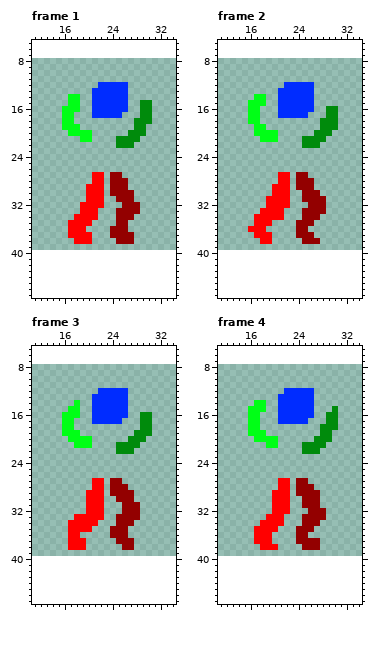
One commit to this pixel-art file: resources/player_jump.ase. The first picture shows the starting point.
32x32 pixels, 4 frames. Shown: frame 1: x 11..34, y 5..47; frame 2: x 11..34, y 5..47; frame 3: x 11..34, y 5..47; frame 4: x 11..34, y 5..47. The old version is drawn lined up with the new one, on the new canvas.
The same view after the edit:
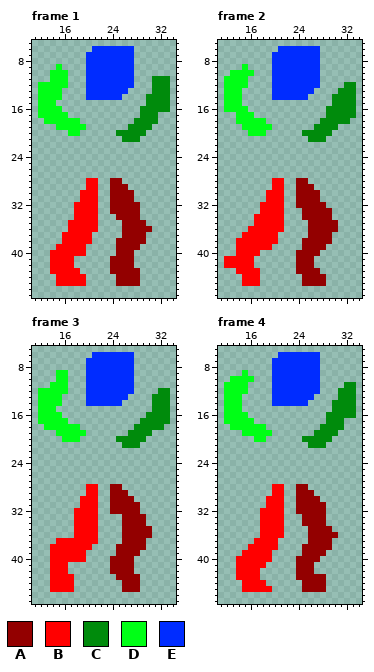
Palette (. is transparent): A #930000  B #ff0000  C #008b0c  D #00ff16  E #002cff
Author's note on the commit: Sized up player by 1.5x to make pests look smaller
Diff:
canvas 32x32 -> 48x48, the old top-left corner now at 8,8
Frame 1:
y 6: x 21..27 ....... -> EEEEEEE
y 7..8: x 20..27 ........ -> EEEEEEEE
y 9: x 15 . -> D; x 20..27 ........ -> EEEEEEEE
y 10: x 14..16 ... -> DDD; x 20..27 ........ -> EEEEEEEE
y 11: x 14..16 ... -> DDD; x 20..27 ........ -> EEEEEEEE; x 31..33 ... -> CCC
y 12: x 12..16 ..... -> DDDDD; x 20..21 .. -> EE; x 27 . -> E; x 31..33 ... -> CCC
y 13: x 12..15 .... -> DDDD; x 20 . -> E; x 31..33 ... -> CCC
y 14: x 12..15 .... -> DDDD; x 17..18 DD -> ..; x 20 . -> E; x 26 E -> .; x 30..33 .... -> CCCC
y 15: x 12..14 ... -> DDD; x 17..18 DD -> ..; x 21..26 EEEEEE -> ......; x 29 C -> .; x 31..33 ... -> CCC
y 16: x 12..18 ....DDD -> DDDD...; x 21..26 EEEEEE -> ......; x 31..33 ... -> CCC
y 17: x 12..15 .... -> DDDD; x 17 D -> .; x 21..25 EEEEE -> .....; x 31 . -> C
y 18: x 13..15 ... -> DDD; x 18 . -> D; x 31 . -> C
y 19: x 15 . -> D; x 19 . -> D; x 27 . -> C; x 30 . -> C
y 20: x 19..20 DD -> ..; x 25..26 .. -> CC
y 21: x 19..20 DD -> ..; x 25 C -> .
y 22: x 25..27 CCC -> ...
y 27: x 21..22 BB -> ..; x 24..25 AA -> ..
y 28: x 20 . -> B; x 22 B -> .; x 26 A -> .
y 29: x 22 B -> .
y 30: x 19 . -> B; x 22 B -> .
y 31: x 19 . -> B; x 22 B -> .; x 24 . -> A
y 32: x 18 . -> B; x 22 B -> .; x 24..25 .. -> AA
y 33: x 18 . -> B; x 24 . -> A
y 34: x 28 . -> A
y 35: x 21 . -> B; x 25 A -> .; x 27..29 ... -> AAA
y 36: x 20..21 .. -> BB; x 24..25 AA -> ..; x 27..30 .... -> AAAA
y 37: x 16 . -> B; x 24..25 AA -> ..; x 28..29 .. -> AA
y 38: x 16..17 .. -> BB; x 28..29 .. -> AA
y 39: x 15..19 ..... -> BBBBB; x 25..28 .... -> AAAA
y 40: x 14..19 ...... -> BBBBBB; x 25..27 ... -> AAA
y 41..42: x 14..17 .... -> BBBB; x 24..27 .... -> AAAA
y 43: x 14..18 ..... -> BBBBB; x 24..28 ..... -> AAAAA
y 44..45: x 15..19 ..... -> BBBBB; x 25..28 .... -> AAAA
Frame 2:
y 6: x 21..27 ....... -> EEEEEEE
y 7..8: x 20..27 ........ -> EEEEEEEE
y 9: x 15 . -> D; x 20..27 ........ -> EEEEEEEE
y 10: x 13..16 .... -> DDDD; x 20..27 ........ -> EEEEEEEE
y 11: x 12..15 .... -> DDDD; x 20..27 ........ -> EEEEEEEE
y 12: x 12..15 .... -> DDDD; x 20..21 .. -> EE; x 27 . -> E; x 32..33 .. -> CC
y 13: x 12..14 ... -> DDD; x 20 . -> E; x 31..33 ... -> CCC
y 14: x 12..14 ... -> DDD; x 17..18 DD -> ..; x 20 . -> E; x 26 E -> .; x 30..33 .... -> CCCC
y 15: x 12..14 ... -> DDD; x 16..18 DDD -> ...; x 21..26 EEEEEE -> ......; x 30..33 .... -> CCCC
y 16: x 12..17 ....DD -> DDDD..; x 21..26 EEEEEE -> ......; x 31..33 ... -> CCC
y 17: x 14..15 .. -> DD; x 17 D -> .; x 21..25 EEEEE -> .....; x 31..33 ... -> CCC
y 18: x 14..15 .. -> DD; x 18 . -> D; x 31..32 .. -> CC
y 19: x 15..16 .. -> DD; x 19 . -> D; x 27 . -> C
y 20: x 16 . -> D; x 19..20 DD -> ..; x 25..26 .. -> CC
y 21: x 18..20 DDD -> ...; x 25 C -> .
y 22: x 25..27 CCC -> ...
y 27: x 21..22 BB -> ..; x 24..25 AA -> ..
y 28: x 20 . -> B; x 22 B -> .; x 26 A -> .
y 29: x 22 B -> .
y 30: x 19 . -> B; x 22 B -> .; x 24 . -> A
y 31: x 22 B -> .; x 24 . -> A; x 28 A -> .
y 32: x 18 . -> B; x 22 B -> .; x 24..25 .. -> AA
y 33: x 29 . -> A
y 34: x 28..29 .. -> AA
y 35: x 20..21 .. -> BB; x 24..25 AA -> ..; x 27..30 .... -> AAAA
y 36: x 19..21 ... -> BBB; x 24..30 AA..... -> ..AAAAA
y 37: x 15..16 .. -> BB; x 20 . -> B; x 24..25 AA -> ..; x 27..29 ... -> AAA
y 38: x 14..17 .... -> BBBB; x 20 . -> B; x 28..29 .. -> AA
y 39: x 14..19 ...... -> BBBBBB; x 25..28 .... -> AAAA
y 40: x 14..17 .... -> BBBB; x 24..27 .... -> AAAA
y 41..42: x 12..16 ..... -> BBBBB; x 24..26 ... -> AAA
y 43: x 14..17 .... -> BBBB; x 24..27 .... -> AAAA
y 44..45: x 15..17 ... -> BBB; x 25..28 .... -> AAAA
Frame 3:
y 6: x 21..27 ....... -> EEEEEEE
y 7..8: x 20..27 ........ -> EEEEEEEE
y 9..10: x 15..16 .. -> DD; x 20..27 ........ -> EEEEEEEE
y 11: x 14..16 ... -> DDD; x 20..27 ........ -> EEEEEEEE
y 12: x 12..16 ..... -> DDDDD; x 20..21 .. -> EE; x 27 . -> E; x 32..33 .. -> CC
y 13: x 12..15 .... -> DDDD; x 20 . -> E; x 31..33 ... -> CCC
y 14: x 12..15 .... -> DDDD; x 18 D -> .; x 20 . -> E; x 26 E -> .; x 31..33 ... -> CCC
y 15: x 12..14 ... -> DDD; x 17..18 DD -> ..; x 21..26 EEEEEE -> ......; x 31..33 ... -> CCC
y 16: x 12..18 ....DDD -> DDDD...; x 21..26 EEEEEE -> ......; x 29 C -> .; x 31..33 ... -> CCC
y 17: x 12..15 .... -> DDDD; x 17 D -> .; x 21..25 EEEEE -> .....; x 31..33 ... -> CCC
y 18: x 13..15 ... -> DDD; x 18 . -> D; x 28 . -> C; x 31..32 .. -> CC
y 19: x 15 . -> D; x 19 . -> D; x 27 . -> C
y 20: x 16 . -> D; x 19..20 DD -> ..; x 25..26 .. -> CC
y 21: x 18..20 DDD -> ...; x 25 C -> .
y 22: x 25..27 CCC -> ...
y 27: x 21..22 BB -> ..; x 24..25 AA -> ..
y 28: x 20 . -> B; x 22 B -> .; x 26 A -> .
y 29: x 22 B -> .; x 27 A -> .
y 30: x 19 . -> B; x 22 B -> .; x 24 . -> A
y 31: x 19 . -> B; x 22 B -> .; x 24..25 .. -> AA
y 32: x 18..19 .. -> BB; x 22 B -> .; x 24..25 .. -> AA
y 33: x 22 B -> .; x 25 A -> .; x 29 . -> A
y 34: x 17 B -> .; x 25 A -> .; x 28..29 .. -> AA
y 35: x 17 B -> .; x 21 . -> B; x 24..25 AA -> ..; x 27..30 .... -> AAAA
y 36: x 17 B -> .; x 19..21 ... -> BBB; x 24..25 AA -> ..; x 27..30 .... -> AAAA
y 37: x 15..16 .. -> BB; x 20..21 .. -> BB; x 25 A -> .; x 28..29 .. -> AA
y 38: x 14..16 ... -> BBB; x 20 . -> B; x 25 . -> A; x 28..29 .. -> AA
y 39: x 14..19 ...... -> BBBBBB; x 25..28 .... -> AAAA
y 40: x 14..19 ...... -> BBBBBB; x 24..27 .... -> AAAA
y 41..42: x 14..16 ... -> BBB; x 24..27 .... -> AAAA
y 43: x 14..17 .... -> BBBB; x 25..28 .... -> AAAA
y 44..45: x 14..17 .... -> BBBB; x 26..28 ... -> AAA
Frame 4:
y 6: x 21..27 ....... -> EEEEEEE
y 7..8: x 20..27 ........ -> EEEEEEEE
y 9: x 15 . -> D; x 20..27 ........ -> EEEEEEEE
y 10: x 13..16 .... -> DDDD; x 20..27 ........ -> EEEEEEEE
y 11: x 12..15 .... -> DDDD; x 20..27 ........ -> EEEEEEEE; x 32..33 .. -> CC
y 12: x 12..15 .... -> DDDD; x 20..21 .. -> EE; x 27 . -> E; x 31..33 ... -> CCC
y 13: x 12..14 ... -> DDD; x 20 . -> E; x 31..33 ... -> CCC
y 14: x 12..14 ... -> DDD; x 17..18 DD -> ..; x 20 . -> E; x 26 E -> .; x 30..33 .... -> CCCC
y 15: x 12..14 ... -> DDD; x 16..18 DDD -> ...; x 21..26 EEEEEE -> ......; x 31..33 ... -> CCC
y 16: x 12..17 ....DD -> DDDD..; x 21..26 EEEEEE -> ......; x 31..33 ... -> CCC
y 17: x 12..15 .... -> DDDD; x 17 D -> .; x 21..25 EEEEE -> .....; x 31 . -> C
y 18: x 13..15 ... -> DDD; x 18 . -> D; x 31 . -> C
y 19: x 15 . -> D; x 19 . -> D; x 27 . -> C; x 30 . -> C
y 20: x 19..20 DD -> ..; x 25..26 .. -> CC
y 21: x 19..20 DD -> ..; x 25 C -> .
y 22: x 25..27 CCC -> ...
y 27: x 21..22 BB -> ..; x 24..25 AA -> ..
y 28: x 20 . -> B; x 22 B -> .; x 26 A -> .
y 29: x 22 B -> .; x 27 A -> .
y 30: x 19 . -> B; x 22 B -> .; x 24 . -> A
y 31: x 19 . -> B; x 22 B -> .; x 24 . -> A; x 28 . -> A
y 32: x 18..19 .. -> BB; x 22 B -> .; x 24..25 .. -> AA
y 33: x 18 . -> B
y 34: x 28 . -> A
y 35: x 17 B -> .; x 21 . -> B; x 24..25 AA -> ..; x 27..29 ... -> AAA
y 36: x 17 B -> .; x 20..21 .. -> BB; x 24..30 AA..... -> ..AAAAA
y 37: x 20 . -> B; x 24..25 AA -> ..; x 28..29 .. -> AA
y 38: x 16..17 .. -> BB; x 28..29 .. -> AA
y 39: x 15..19 ..... -> BBBBB; x 25..28 .... -> AAAA
y 40: x 14..19 ...... -> BBBBBB; x 24..27 .... -> AAAA
y 41: x 14..18 ..... -> BBBBB; x 24..26 ... -> AAA
y 42: x 14..17 .... -> BBBB; x 24..26 ... -> AAA
y 43: x 14..17 .... -> BBBB; x 24..28 ..... -> AAAAA
y 44: x 15..18 .... -> BBBB; x 25..28 .... -> AAAA
y 45: x 15..19 ..... -> BBBBB; x 25..28 .... -> AAAA
Boxes around the changes in both pictures, in picture pixels (x1, y1, x2, y2):
changed: (38, 46, 170, 148)
changed: (50, 172, 152, 286)
changed: (224, 46, 356, 148)
changed: (224, 172, 338, 286)
changed: (38, 352, 170, 454)
changed: (50, 478, 152, 592)
changed: (224, 352, 356, 454)
changed: (236, 478, 338, 592)
